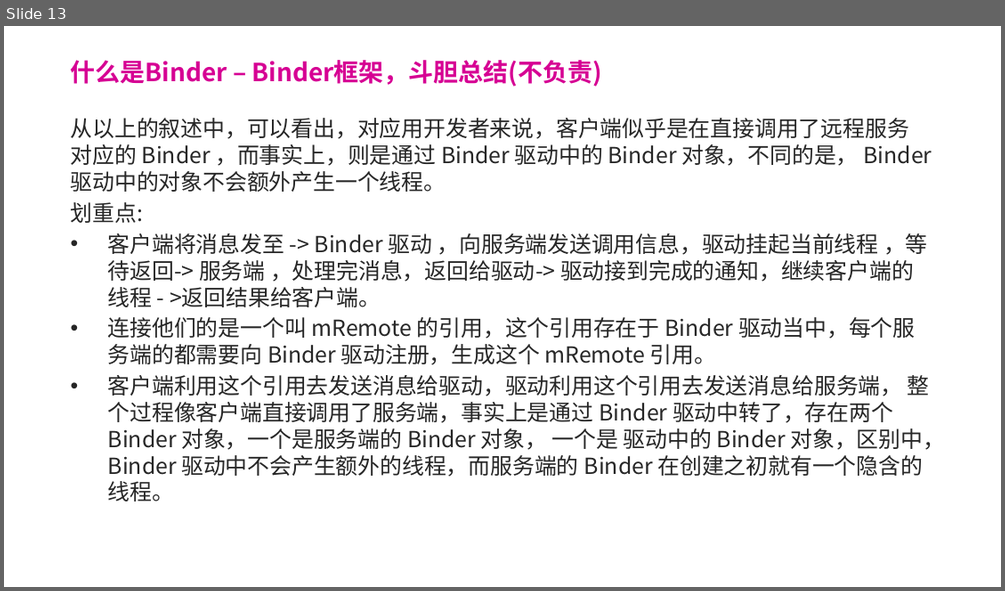
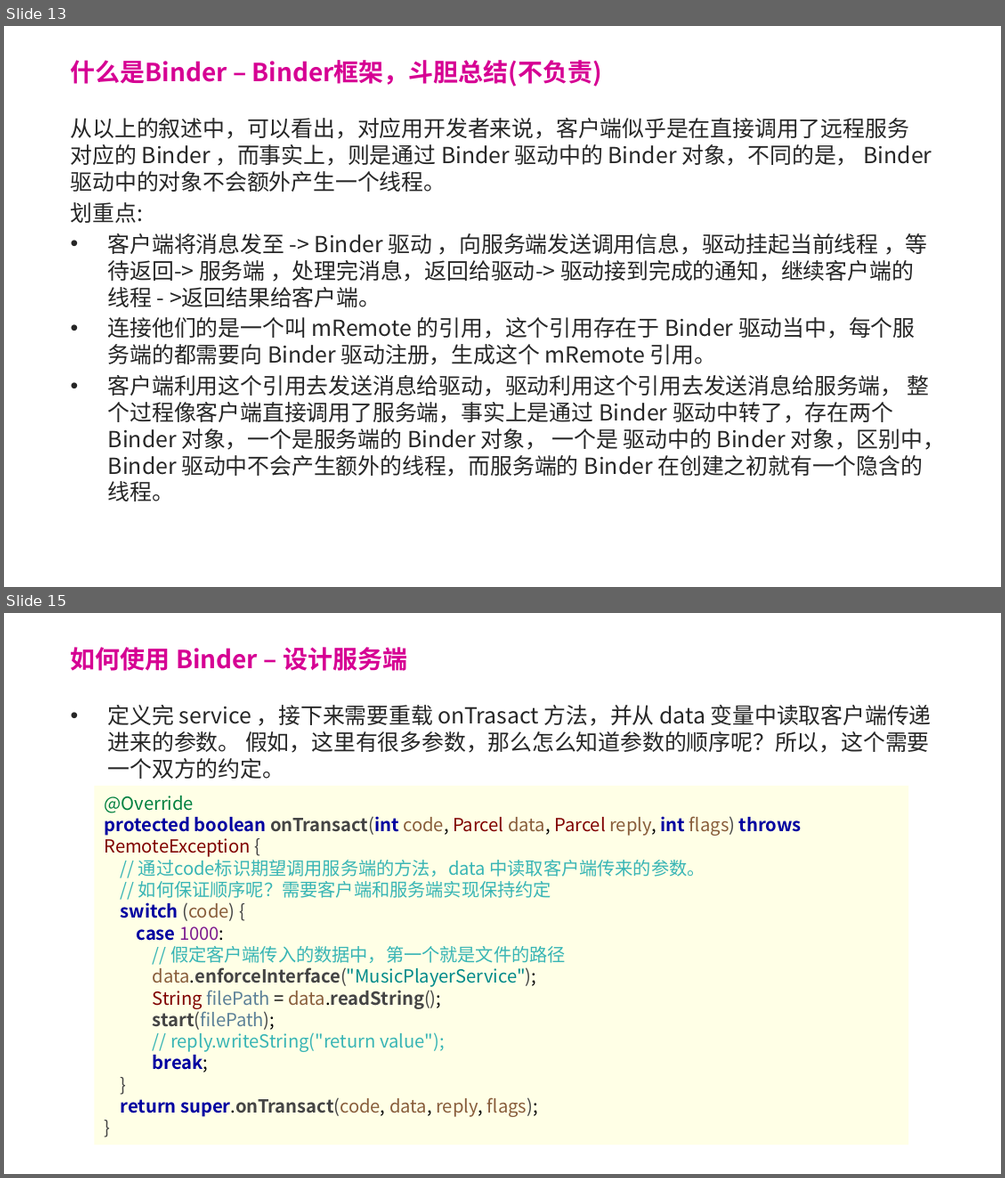
Before and after one commit to forsail/Study, a slide deck: notes/binder/binder简介.pptx. Shown one above the other, each under a label of ours: slide 13 before the commit, slides 13 and 15 after it; the slides between them are not shown. The pictures are 1005x591 and 1005x1178 pixels, drawn with LibreOffice and Linux fonts; fonts in the diff are those of the drawing; background and template pictures are left out. Boxes give left, top, right and bottom in pixels: in the first picture for what was removed or moved away, otherwise in the second. Text is boxed around its words. In the diff, an @@ line names an element or a change of style, - is before the commit and + after.

Commit message:
[ binder  ]  ppt

```diff
--- a/notes/binder/binder简介.pptx
+++ b/notes/binder/binder简介.pptx
@@ slide 15 added at <box>4,613,1001,1174</box>, background picture (left out) @@
@@ title added at <box>71,647,407,671</box>, 18 pt, text #D60093, bold @@
+如何使用 Binder – 设计服务端
@@ text added at <box>108,705,931,779</box>, 16 pt, text #262626 @@
+• 定义完 service ，接下来需要重载 onTrasact 方法，并从 data 变量中读取客户端传递进来的参数。 假如，这里有很多参数，那么怎么知道参数的顺序呢？所以，这个需要一个双方的约定。
@@ rectangle added at <box>95,786,909,1144</box>, fill #FFFFE6, 13 pt, text #38B5B5 @@
+@Override
+protected boolean onTransact(int code, Parcel data, Parcel reply, int flags) throws RemoteException {
+// 通过code标识期望调用服务端的方法，data 中读取客户端传来的参数。
+// 如何保证顺序呢？需要客户端和服务端实现保持约定
+switch (code) {
+case 1000:
+// 假定客户端传入的数据中，第一个就是文件的路径
+data.enforceInterface("MusicPlayerService");
+String filePath = data.readString();
+start(filePath);
+// reply.writeString("return value");
+break;
+}
+return super.onTransact(code, data, reply, flags);
+}
```
Also in this commit, not shown: 1 slide changed, 6 other slides added, 2 slides removed.
